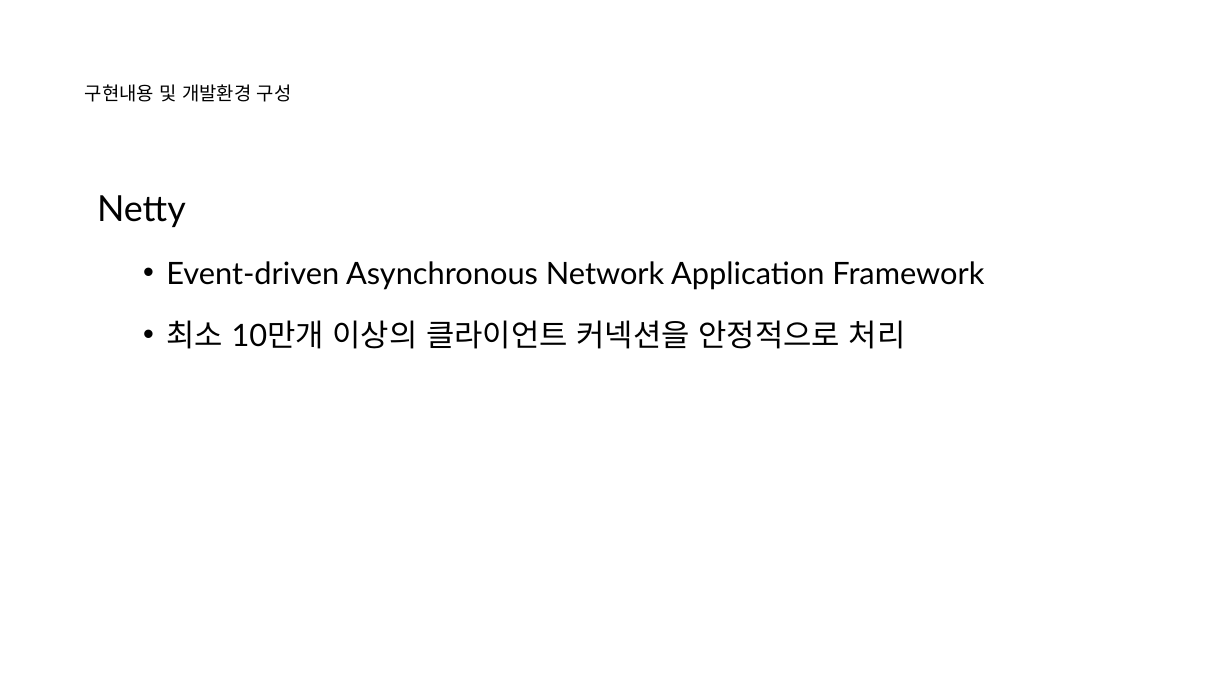
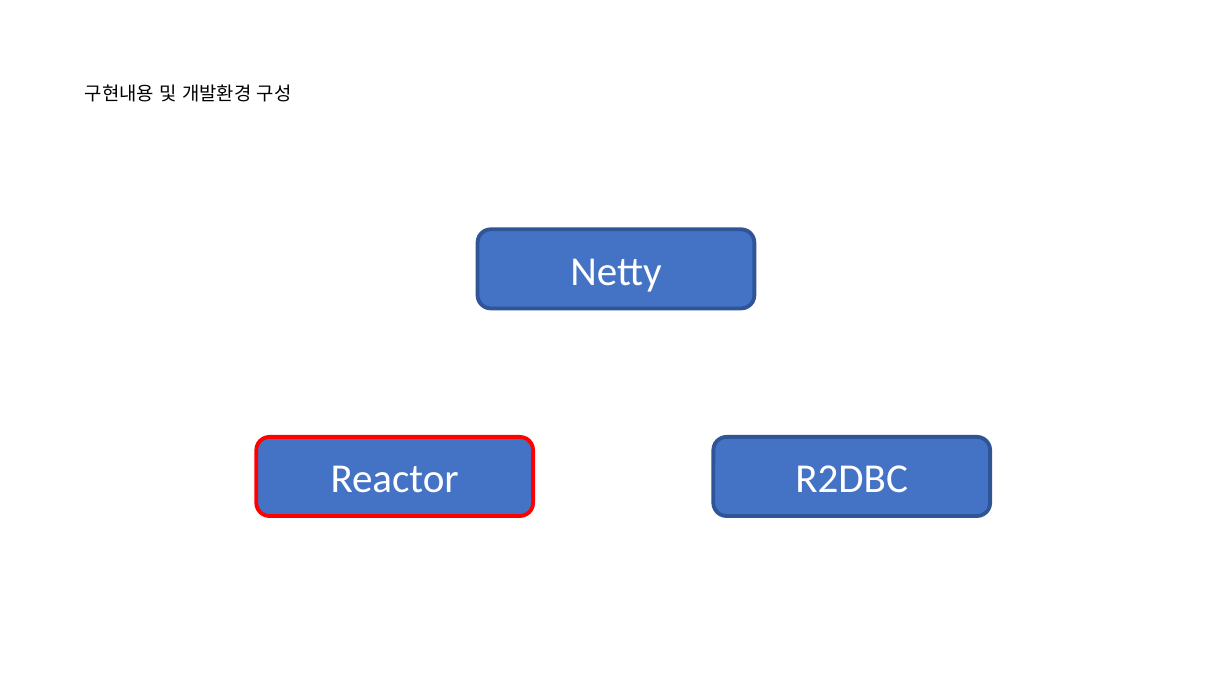
Before and after one commit to nayasis/fastcampus-hyper-webflux, a slide deck: slide 5 of 99.ppt/[Ch4-3. 비동기 서비스 구현 (Spring Webflux)].pptx (slide 6 before the commit). Drawn at 1232x693 pixels with LibreOffice and Linux fonts; fonts in the diff are those of the drawing; background and template pictures are left out. Boxes give left, top, right and bottom in pixels: in the first picture for what was removed or moved away, otherwise in the second. Text is boxed around its words. In the diff, an @@ line names an element or a change of style, - is before the commit and + after.

```diff
--- a/99.ppt/[Ch4-3. 비동기 서비스 구현 (Spring Webflux)].pptx
+++ b/99.ppt/[Ch4-3. 비동기 서비스 구현 (Spring Webflux)].pptx
@@ text removed at [97,195,984,349] @@
-Netty
-  • Event-driven Asynchronous Network Application Framework
-  • 최소 10만개 이상의 클라이언트 커넥션을 안정적으로 처리
@@ rounded rectangle added at [478,229,755,308], fill #4472C4, outline #2F5597 2.25 pt, 24 pt, text #FFFFFF @@
+Netty
@@ rounded rectangle added at [256,437,533,516], fill #4472C4, outline #FF0000 2.25 pt, 24 pt, text #FFFFFF @@
+Reactor
@@ rounded rectangle added at [713,437,991,516], fill #4472C4, outline #2F5597 2.25 pt, 24 pt, text #FFFFFF @@
+R2DBC
```
Also in this commit, not shown: 3 other slides changed, 2 slides removed.
